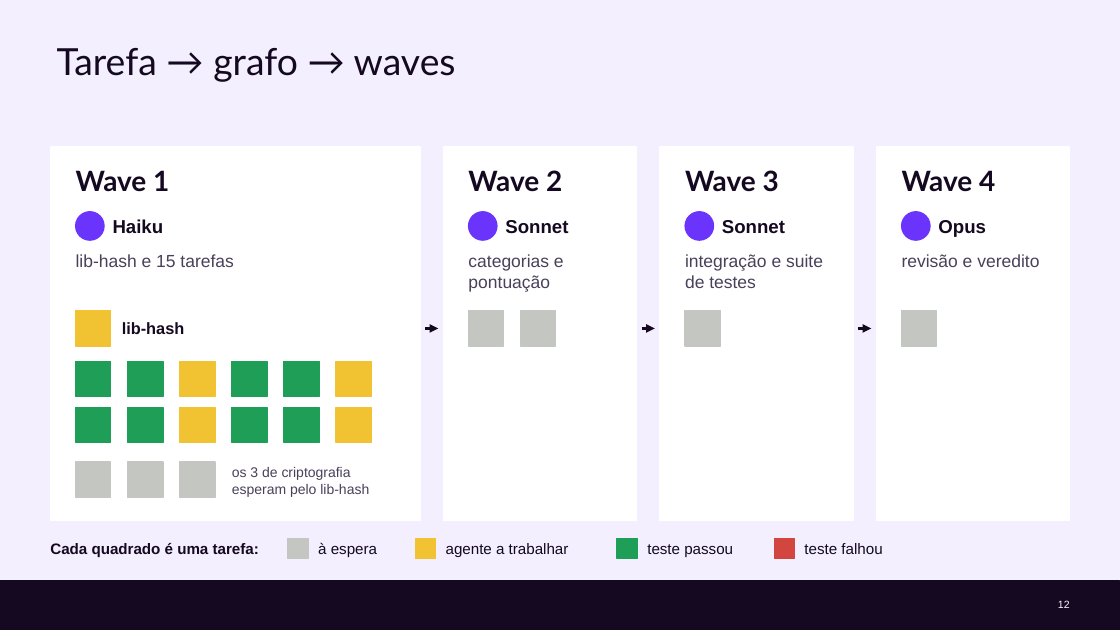
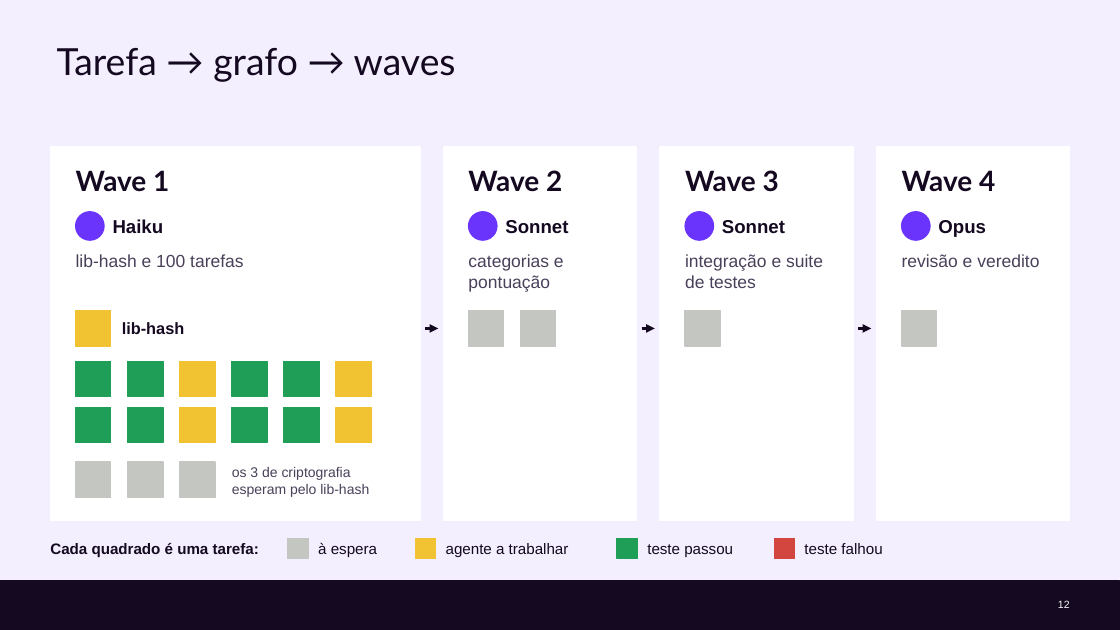
Before and after one commit to cx-guilherme-pinto/workshop-claude, a slide deck: slide 12 of slides/workshop.pptx. Drawn at 1120x630 pixels with LibreOffice and Linux fonts; fonts in the diff are those of the drawing; background and template pictures are left out. Boxes give left, top, right and bottom in pixels: in the first picture for what was removed or moved away, otherwise in the second. Text is boxed around its words. In the diff, an @@ line names an element or a change of style, - is before the commit and + after.

```diff
--- a/slides/workshop.pptx
+++ b/slides/workshop.pptx
@@ text at [76, 254, 243, 267]: text changed @@
-lib-hash e 15 tarefas
+lib-hash e 100 tarefas
```
Also in this commit, not shown: 12 other slides changed, 52 other files.
